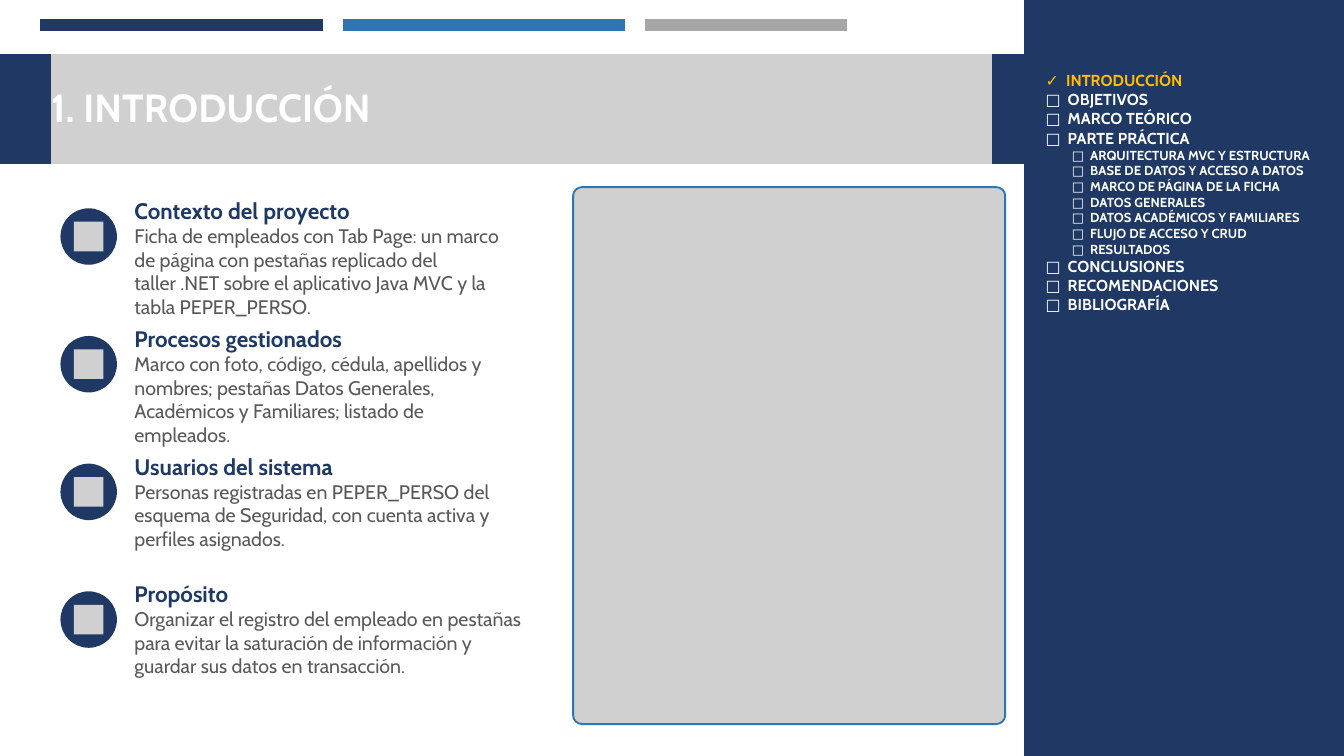
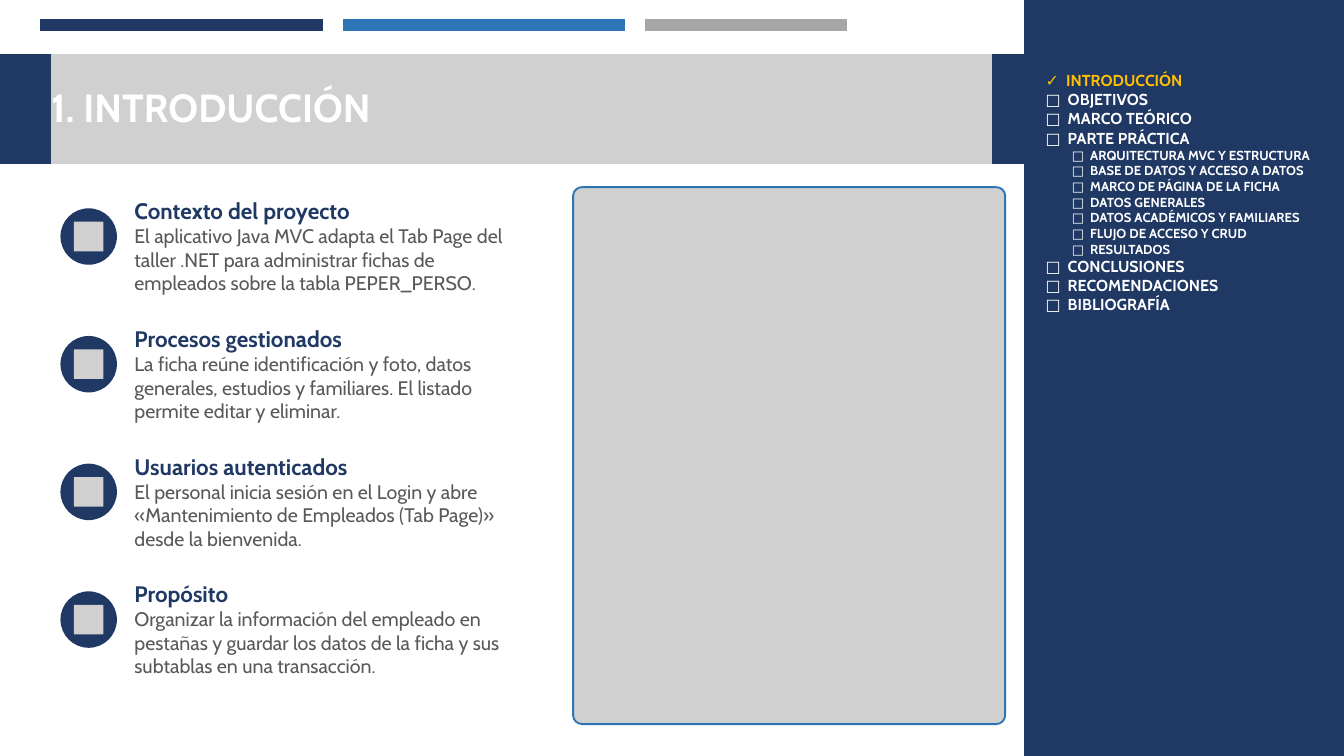
Before and after one commit to Josue-Chango/SIDH_GR02, a slide deck: slide 2 of JAVA/TABPAGE/02. DOCUMENTACION/LOGIN_CRUD_JAVA_MYSQL_GR02_FINAL.pptx. Drawn at 1344x756 pixels with LibreOffice and Linux fonts; fonts in the diff are those of the drawing; grey boxes stand for pictures. Boxes give left, top, right and bottom in pixels: in the first picture for what was removed or moved away, otherwise in the second. Text is boxed around its words. In the diff, an @@ line names an element or a change of style, - is before the commit and + after.

Commit message:
Presentación TabPage

```diff
--- a/JAVA/TABPAGE/02. DOCUMENTACION/LOGIN_CRUD_JAVA_MYSQL_GR02_FINAL.pptx
+++ b/JAVA/TABPAGE/02. DOCUMENTACION/LOGIN_CRUD_JAVA_MYSQL_GR02_FINAL.pptx
@@ text at (134,228,503,295): text changed @@
-Ficha de empleados con Tab Page: un marco de página con pestañas replicado del taller .NET sobre el aplicativo Java MVC y la tabla PEPER_PERSO.
+El aplicativo Java MVC adapta el Tab Page del taller .NET para administrar fichas de empleados sobre la tabla PEPER_PERSO.
@@ text at (134,356,473,423): text changed @@
-Marco con foto, código, cédula, apellidos y nombres; pestañas Datos Generales, Académicos y Familiares; listado de empleados.
+La ficha reúne identificación y foto, datos generales, estudios y familiares. El listado permite editar y eliminar.
@@ text at (134,458,494,546): text changed @@
-Usuarios del sistema
-Personas registradas en PEPER_PERSO del esquema de Seguridad, con cuenta activa y perfiles asignados.
+Usuarios autenticados
+El personal inicia sesión en el Login y abre «Mantenimiento de Empleados (Tab Page)» desde la bienvenida.
@@ text at (134,611,500,673): text changed @@
-Organizar el registro del empleado en pestañas para evitar la saturación de información y guardar sus datos en transacción.
+Organizar la información del empleado en pestañas y guardar los datos de la ficha y sus subtablas en una transacción.
```
Also in this commit, not shown: 8 other slides changed.
